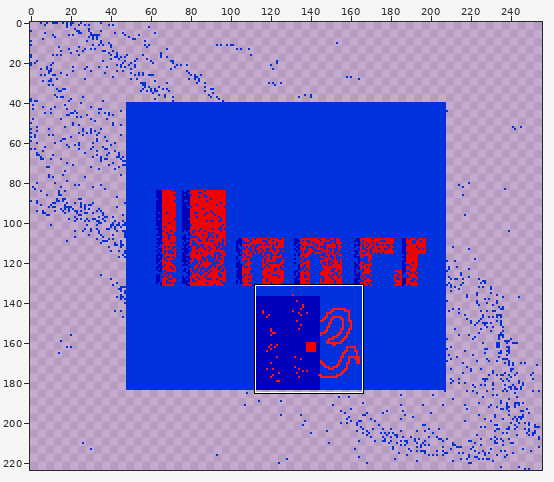
Sprite sheet: res/assets/title_screen.png. The picture above shows the old version from afar; the outline marks the close-up.
Close-up. Old version:
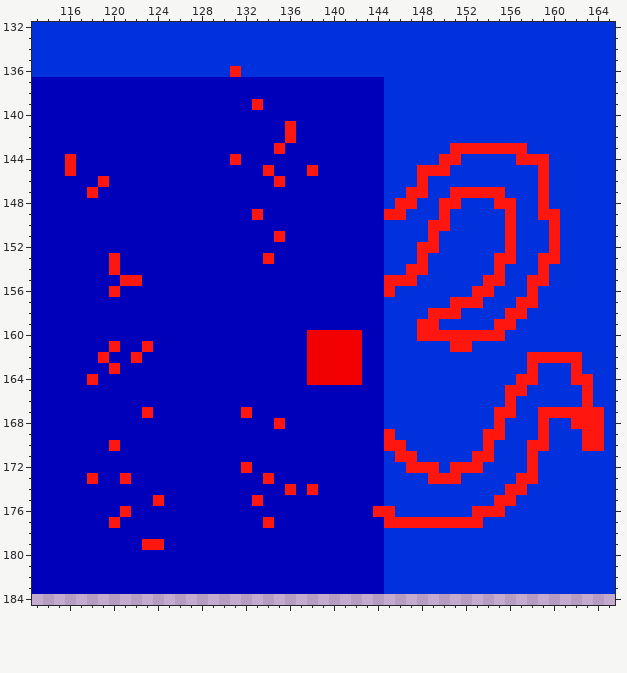
The file is 256x224 pixels. Shown: x 113..165, y 132..184.
And afterwards:
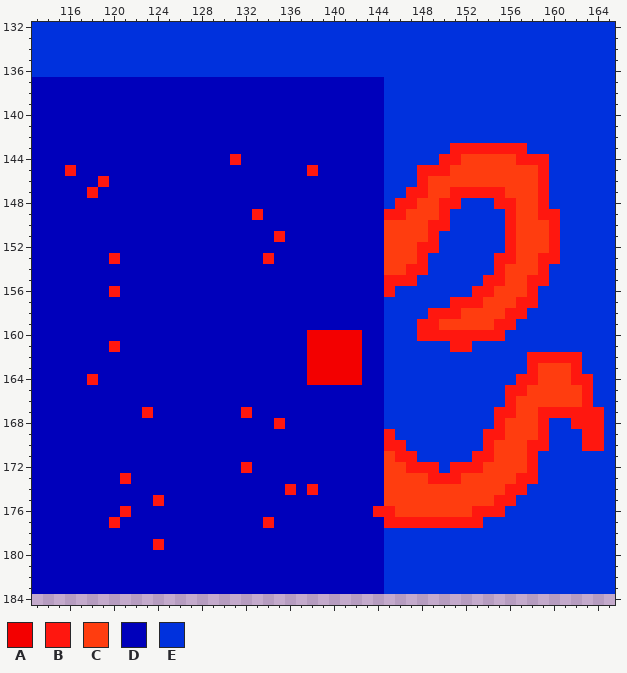
Palette (. is transparent): A #f30000  B #ff170f  C #ff3d0f  D #0000bb  E #0031dd
The exact change:
@@ x 113..165 @@
 135 EEEEEEEEEEEEEEEEEEEEEEEEEEEEEEEEEEEEEEEEEEEEEEEEEEEEE
-136 EEEEEEEEEEEEEEEEEEBEEEEEEEEEEEEEEEEEEEEEEEEEEEEEEEEEE
+136 EEEEEEEEEEEEEEEEEEEEEEEEEEEEEEEEEEEEEEEEEEEEEEEEEEEEE
 137 DDDDDDDDDDDDDDDDDDDDDDDDDDDDDDDDEEEEEEEEEEEEEEEEEEEEE
 138 DDDDDDDDDDDDDDDDDDDDDDDDDDDDDDDDEEEEEEEEEEEEEEEEEEEEE
-139 DDDDDDDDDDDDDDDDDDDDBDDDDDDDDDDDEEEEEEEEEEEEEEEEEEEEE
+139 DDDDDDDDDDDDDDDDDDDDDDDDDDDDDDDDEEEEEEEEEEEEEEEEEEEEE
 140 DDDDDDDDDDDDDDDDDDDDDDDDDDDDDDDDEEEEEEEEEEEEEEEEEEEEE
-141 DDDDDDDDDDDDDDDDDDDDDDDBDDDDDDDDEEEEEEEEEEEEEEEEEEEEE
-142 DDDDDDDDDDDDDDDDDDDDDDDBDDDDDDDDEEEEEEEEEEEEEEEEEEEEE
-143 DDDDDDDDDDDDDDDDDDDDDDBDDDDDDDDDEEEEEEBBBBBBBEEEEEEEE
-144 DDDBDDDDDDDDDDDDDDBDDDDDDDDDDDDDEEEEEBBEEEEEBBBEEEEEE
-145 DDDBDDDDDDDDDDDDDDDDDBDDDBDDDDDDEEEBBBEEEEEEEEBEEEEEE
-146 DDDDDDBDDDDDDDDDDDDDDDBDDDDDDDDDEEEBEEEEEEEEEEBEEEEEE
-147 DDDDDBDDDDDDDDDDDDDDDDDDDDDDDDDDEEBBEEBBBBBEEEBEEEEEE
-148 DDDDDDDDDDDDDDDDDDDDDDDDDDDDDDDDEBBEEBBEEEBBEEBEEEEEE
-149 DDDDDDDDDDDDDDDDDDDDBDDDDDDDDDDDBBEEEBEEEEEBEEBBEEEEE
-150 DDDDDDDDDDDDDDDDDDDDDDDDDDDDDDDDEEEEBBEEEEEBEEEBEEEEE
-151 DDDDDDDDDDDDDDDDDDDDDDBDDDDDDDDDEEEEBEEEEEEBEEEBEEEEE
-152 DDDDDDDDDDDDDDDDDDDDDDDDDDDDDDDDEEEBBEEEEEEBEEEBEEEEE
-153 DDDDDDDBDDDDDDDDDDDDDBDDDDDDDDDDEEEBEEEEEEBBEEBBEEEEE
-154 DDDDDDDBDDDDDDDDDDDDDDDDDDDDDDDDEEBBEEEEEEBEEEBEEEEEE
-155 DDDDDDDDBBDDDDDDDDDDDDDDDDDDDDDDBBBEEEEEEBBEEBBEEEEEE
-156 DDDDDDDBDDDDDDDDDDDDDDDDDDDDDDDDBEEEEEEEBBEEEBEEEEEEE
-157 DDDDDDDDDDDDDDDDDDDDDDDDDDDDDDDDEEEEEEBBBEEEBBEEEEEEE
-158 DDDDDDDDDDDDDDDDDDDDDDDDDDDDDDDDEEEEBBBEEEEBBEEEEEEEE
-159 DDDDDDDDDDDDDDDDDDDDDDDDDDDDDDDDEEEBBEEEEEBBEEEEEEEEE
+141 DDDDDDDDDDDDDDDDDDDDDDDDDDDDDDDDEEEEEEEEEEEEEEEEEEEEE
+142 DDDDDDDDDDDDDDDDDDDDDDDDDDDDDDDDEEEEEEEEEEEEEEEEEEEEE
+143 DDDDDDDDDDDDDDDDDDDDDDDDDDDDDDDDEEEEEEBBBBBBBEEEEEEEE
+144 DDDDDDDDDDDDDDDDDDBDDDDDDDDDDDDDEEEEEBBCCCCCBBBEEEEEE
+145 DDDBDDDDDDDDDDDDDDDDDDDDDBDDDDDDEEEBBBCCCCCCCCBEEEEEE
+146 DDDDDDBDDDDDDDDDDDDDDDDDDDDDDDDDEEEBCCCCCCCCCCBEEEEEE
+147 DDDDDBDDDDDDDDDDDDDDDDDDDDDDDDDDEEBBCCBBBBBCCCBEEEEEE
+148 DDDDDDDDDDDDDDDDDDDDDDDDDDDDDDDDEBBCCBBEEEBBCCBEEEEEE
+149 DDDDDDDDDDDDDDDDDDDDBDDDDDDDDDDDBBCCCBEEEEEBCCBBEEEEE
+150 DDDDDDDDDDDDDDDDDDDDDDDDDDDDDDDDCCCCBBEEEEEBCCCBEEEEE
+151 DDDDDDDDDDDDDDDDDDDDDDBDDDDDDDDDCCCCBEEEEEEBCCCBEEEEE
+152 DDDDDDDDDDDDDDDDDDDDDDDDDDDDDDDDCCCBBEEEEEEBCCCBEEEEE
+153 DDDDDDDBDDDDDDDDDDDDDBDDDDDDDDDDCCCBEEEEEEBBCCBBEEEEE
+154 DDDDDDDDDDDDDDDDDDDDDDDDDDDDDDDDCCBBEEEEEEBCCCBEEEEEE
+155 DDDDDDDDDDDDDDDDDDDDDDDDDDDDDDDDBBBEEEEEEBBCCBBEEEEEE
+156 DDDDDDDBDDDDDDDDDDDDDDDDDDDDDDDDBEEEEEEEBBCCCBEEEEEEE
+157 DDDDDDDDDDDDDDDDDDDDDDDDDDDDDDDDEEEEEEBBBCCCBBEEEEEEE
+158 DDDDDDDDDDDDDDDDDDDDDDDDDDDDDDDDEEEEBBBCCCCBBEEEEEEEE
+159 DDDDDDDDDDDDDDDDDDDDDDDDDDDDDDDDEEEBBCCCCCBBEEEEEEEEE
 160 DDDDDDDDDDDDDDDDDDDDDDDDDAAAAADDEEEBBBBBBBBEEEEEEEEEE
-161 DDDDDDDBDDBDDDDDDDDDDDDDDAAAAADDEEEEEEBBEEEEEEEEEEEEE
-162 DDDDDDBDDBDDDDDDDDDDDDDDDAAAAADDEEEEEEEEEEEEEBBBBBEEE
-163 DDDDDDDBDDDDDDDDDDDDDDDDDAAAAADDEEEEEEEEEEEEEBEEEBEEE
-164 DDDDDBDDDDDDDDDDDDDDDDDDDAAAAADDEEEEEEEEEEEEBBEEEBBEE
-165 DDDDDDDDDDDDDDDDDDDDDDDDDDDDDDDDEEEEEEEEEEEBBEEEEEBEE
-166 DDDDDDDDDDDDDDDDDDDDDDDDDDDDDDDDEEEEEEEEEEEBEEEEEEBEE
-167 DDDDDDDDDDBDDDDDDDDBDDDDDDDDDDDDEEEEEEEEEEBBEEBBBBBBE
-168 DDDDDDDDDDDDDDDDDDDDDDBDDDDDDDDDEEEEEEEEEEBEEEBEEBBBE
-169 DDDDDDDDDDDDDDDDDDDDDDDDDDDDDDDDBEEEEEEEEBBEEEBEEEBBE
-170 DDDDDDDBDDDDDDDDDDDDDDDDDDDDDDDDBBEEEEEEEBEEEBBEEEBBE
-171 DDDDDDDDDDDDDDDDDDDDDDDDDDDDDDDDEBBEEEEEBBEEEBEEEEEEE
-172 DDDDDDDDDDDDDDDDDDDBDDDDDDDDDDDDEEBBBEBBBEEEEBEEEEEEE
-173 DDDDDBDDBDDDDDDDDDDDDBDDDDDDDDDDEEEEBBBEEEEEBBEEEEEEE
-174 DDDDDDDDDDDDDDDDDDDDDDDBDBDDDDDDEEEEEEEEEEEBBEEEEEEEE
-175 DDDDDDDDDDDBDDDDDDDDBDDDDDDDDDDDEEEEEEEEEEBBEEEEEEEEE
-176 DDDDDDDDBDDDDDDDDDDDDDDDDDDDDDDBBEEEEEEEBBBEEEEEEEEEE
+161 DDDDDDDBDDDDDDDDDDDDDDDDDAAAAADDEEEEEEBBEEEEEEEEEEEEE
+162 DDDDDDDDDDDDDDDDDDDDDDDDDAAAAADDEEEEEEEEEEEEEBBBBBEEE
+163 DDDDDDDDDDDDDDDDDDDDDDDDDAAAAADDEEEEEEEEEEEEEBCCCBEEE
+164 DDDDDBDDDDDDDDDDDDDDDDDDDAAAAADDEEEEEEEEEEEEBBCCCBBEE
+165 DDDDDDDDDDDDDDDDDDDDDDDDDDDDDDDDEEEEEEEEEEEBBCCCCCBEE
+166 DDDDDDDDDDDDDDDDDDDDDDDDDDDDDDDDEEEEEEEEEEEBCCCCCCBEE
+167 DDDDDDDDDDBDDDDDDDDBDDDDDDDDDDDDEEEEEEEEEEBBCCBBBBBBE
+168 DDDDDDDDDDDDDDDDDDDDDDBDDDDDDDDDEEEEEEEEEEBCCCBEEBBBE
+169 DDDDDDDDDDDDDDDDDDDDDDDDDDDDDDDDBEEEEEEEEBBCCCBEEEBBE
+170 DDDDDDDDDDDDDDDDDDDDDDDDDDDDDDDDBBEEEEEEEBCCCBBEEEBBE
+171 DDDDDDDDDDDDDDDDDDDDDDDDDDDDDDDDCBBEEEEEBBCCCBEEEEEEE
+172 DDDDDDDDDDDDDDDDDDDBDDDDDDDDDDDDCCBBBEBBBCCCCBEEEEEEE
+173 DDDDDDDDBDDDDDDDDDDDDDDDDDDDDDDDCCCCBBBCCCCCBBEEEEEEE
+174 DDDDDDDDDDDDDDDDDDDDDDDBDBDDDDDDCCCCCCCCCCCBBEEEEEEEE
+175 DDDDDDDDDDDBDDDDDDDDDDDDDDDDDDDDCCCCCCCCCCBBEEEEEEEEE
+176 DDDDDDDDBDDDDDDDDDDDDDDDDDDDDDDBBCCCCCCCBBBEEEEEEEEEE
 177 DDDDDDDBDDDDDDDDDDDDDBDDDDDDDDDDBBBBBBBBBEEEEEEEEEEEE
 178 DDDDDDDDDDDDDDDDDDDDDDDDDDDDDDDDEEEEEEEEEEEEEEEEEEEEE
-179 DDDDDDDDDDBBDDDDDDDDDDDDDDDDDDDDEEEEEEEEEEEEEEEEEEEEE
+179 DDDDDDDDDDDBDDDDDDDDDDDDDDDDDDDDEEEEEEEEEEEEEEEEEEEEE
 180 DDDDDDDDDDDDDDDDDDDDDDDDDDDDDDDDEEEEEEEEEEEEEEEEEEEEE
